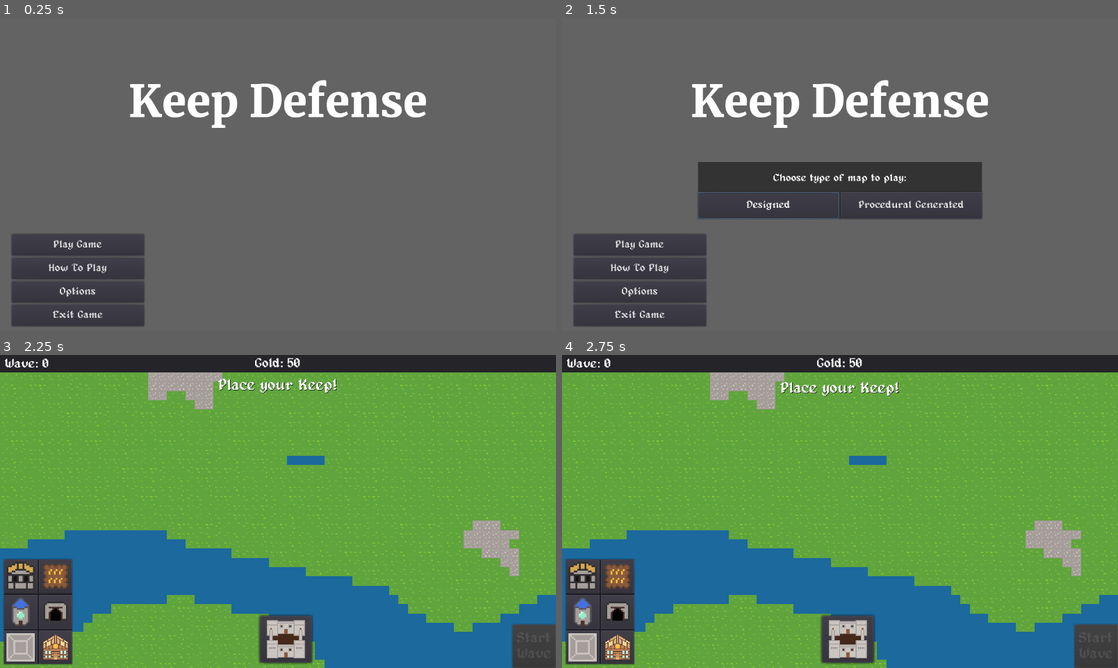
Above: before the commit, frames 1-4 (two rows, left to right).
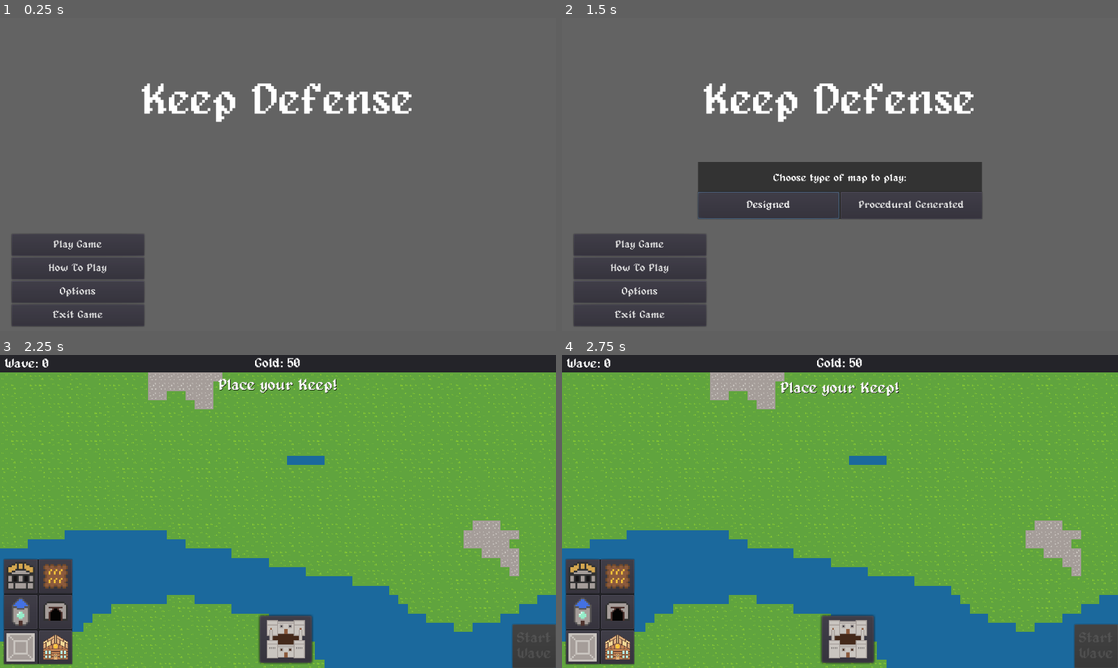
Above: after the commit, the same moments.

Repository: Joshua5437/Game-3
Game: Godot game, scene res://ui/main_menu/main_menu.tscn
Same seed, same stepped clock (60 frames per second), same inputs: the game is played once before the commit and once after it.
Inputs:
- Up to frame 1 (0.25 s): no input
- Up to frame 2 (1.5 s): click "Play Game" at 0.5 s; click "Play Game" at 1.25 s
- Up to frame 3 (2.25 s): click "Designed" at 2 s
- Up to frame 4 (2.75 s): no input

The runs differ from the first frame. In frame 1, 2.8% of the frame differs, in the area x 23-77%, y 19-36%; in frame 2, 2.8%; in frame 3, nothing differs; in frame 4, nothing differs.

Commit message:
minor changes

Diff:
--- a/ui/main_menu/main.tscn
+++ b/ui/main_menu/main.tscn
@@ -1,7 +1,7 @@
 [gd_scene load_steps=7 format=2]
 
 [ext_resource path="res://ui/template_button.gd" type="Script" id=1]
-[ext_resource path="res://ui/fonts/Merriweather-Black.ttf" type="DynamicFontData" id=2]
+[ext_resource path="res://ui/fonts/alagard.ttf" type="DynamicFontData" id=2]
 [ext_resource path="res://ui/main_menu/main.gd" type="Script" id=3]
 [ext_resource path="res://ui/main_menu/map_popup.tscn" type="PackedScene" id=4]
 [ext_resource path="res://ui/theme.tres" type="Theme" id=5]
--- a/ui/main_menu/options.tscn
+++ b/ui/main_menu/options.tscn
@@ -110,7 +110,7 @@
 margin_top = 240.0
 margin_right = 328.0
 margin_bottom = 269.0
-text = "Reset Default"
+text = "Reset Defaults"
 
 [connection signal="pressed" from="GoBackButton" to="." method="_on_GoBackButton_pressed"]
 [connection signal="toggled" from="Container/FullscreenCheckBox" to="." method="_on_FullscreenCheckBox_toggled"]
--- a/ui/main_ui.tscn
+++ b/ui/main_ui.tscn
@@ -84,12 +84,26 @@
 [sub_resource type="ShortCut" id=12]
 shortcut = SubResource( 11 )
 
-[sub_resource type="InputEventKey" id=13]
+[sub_resource type="InputEventKey" id=22]
 pressed = true
 scancode = 52
 
-[sub_resource type="ShortCut" id=14]
-shortcut = SubResource( 13 )
+[sub_resource type="ShortCut" id=23]
+shortcut = SubResource( 22 )
+
+[sub_resource type="InputEventKey" id=24]
+pressed = true
+scancode = 53
+
+[sub_resource type="ShortCut" id=25]
+shortcut = SubResource( 24 )
+
+[sub_resource type="InputEventKey" id=26]
+pressed = true
+scancode = 54
+
+[sub_resource type="ShortCut" id=27]
+shortcut = SubResource( 26 )
 
 [sub_resource type="Animation" id=21]
 resource_name = "KeepDestroyed"
@@ -305,10 +319,10 @@
 margin_top = 81.0
 margin_right = 156.0
 margin_bottom = 158.0
-hint_tooltip = "Keep"
-size_flags_horizontal = 3
-size_flags_vertical = 3
-shortcut = SubResource( 14 )
+hint_tooltip = "Mine"
+size_flags_horizontal = 3
+size_flags_vertical = 3
+shortcut = SubResource( 23 )
 icon = ExtResource( 14 )
 expand_icon = true
 script = ExtResource( 9 )
@@ -320,10 +334,10 @@
 margin_top = 162.0
 margin_right = 76.0
 margin_bottom = 239.0
-hint_tooltip = "Keep"
-size_flags_horizontal = 3
-size_flags_vertical = 3
-shortcut = SubResource( 14 )
+hint_tooltip = "Wall"
+size_flags_horizontal = 3
+size_flags_vertical = 3
+shortcut = SubResource( 25 )
 icon = ExtResource( 28 )
 expand_icon = true
 script = ExtResource( 9 )
@@ -336,10 +350,10 @@
 margin_top = 162.0
 margin_right = 156.0
 margin_bottom = 239.0
-hint_tooltip = "Keep"
-size_flags_horizontal = 3
-size_flags_vertical = 3
-shortcut = SubResource( 14 )
+hint_tooltip = "Market"
+size_flags_horizontal = 3
+size_flags_vertical = 3
+shortcut = SubResource( 27 )
 icon = ExtResource( 33 )
 expand_icon = true
 script = ExtResource( 9 )
--- a/ui/pause.tscn
+++ b/ui/pause.tscn
@@ -109,7 +109,7 @@
 anchor_right = 1.0
 anchor_bottom = 1.0
 input_pass_on_modal_close_click = false
-color = Color( 0, 0, 0, 0.8 )
+color = Color( 0, 0, 0, 0.917647 )
 
 [node name="Options" parent="OptionsBG" instance=ExtResource( 6 )]
 
@@ -122,7 +122,7 @@
 anchor_right = 1.0
 anchor_bottom = 1.0
 input_pass_on_modal_close_click = false
-color = Color( 0, 0, 0, 0.8 )
+color = Color( 0, 0, 0, 0.917647 )
 
 [node name="HowToPlay" parent="HowToPlayBG" instance=ExtResource( 7 )]
 
Not shown: 1 places in ui/main_ui.tscn that only renumber resources
